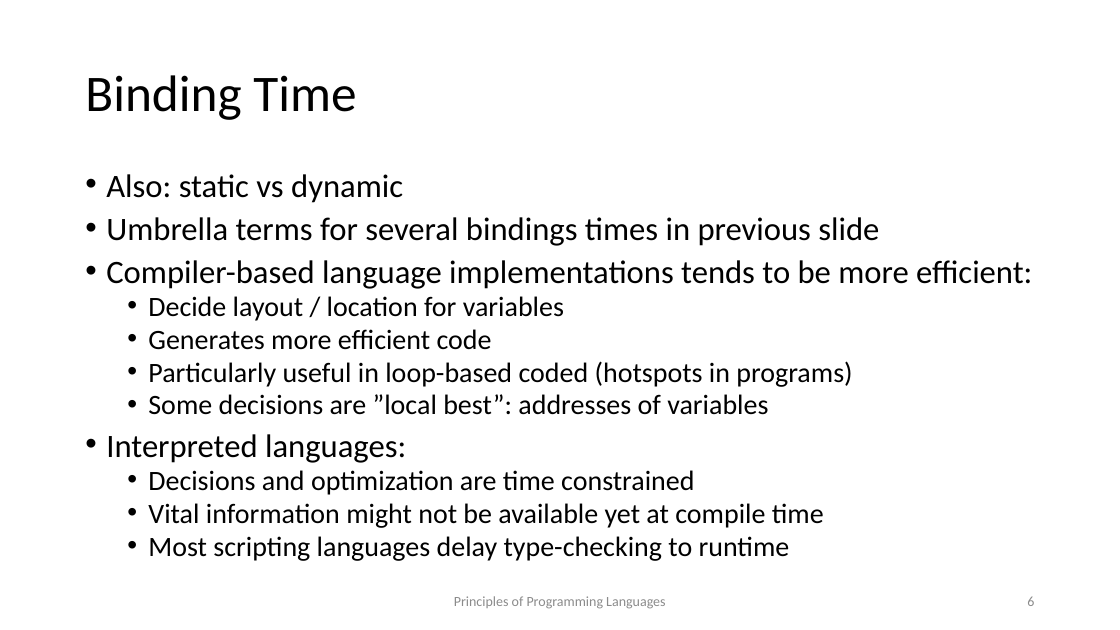
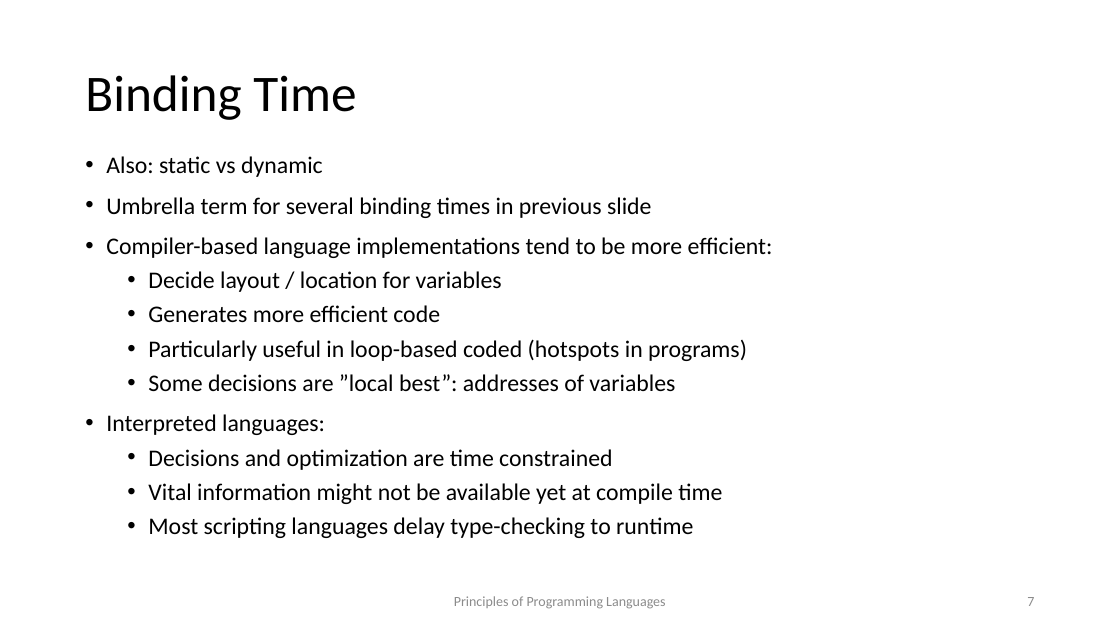
Before and after one commit to kongm/pl-design, a slide deck: slide 7 of environment.pptx (slide 6 before the commit). Drawn at 1120x630 pixels with LibreOffice and Linux fonts; fonts in the diff are those of the drawing. Boxes give left, top, right and bottom in pixels: in the first picture for what was removed or moved away, otherwise in the second. Text is boxed around its words. In the diff, an @@ line names an element or a change of style, - is before the commit and + after.

```diff
--- a/environment.pptx
+++ b/environment.pptx
@@ text "Also: static vs dynamic": place and size @@
-text "Also: static vs dynamic" at bbox=[106, 174, 1032, 561]
+text "Also: static vs dynamic" at bbox=[106, 156, 773, 538]
@@ text at bbox=[106, 156, 747, 538]: size 28 to 20.4 pt in "Also: static vs dynamic", "Interpreted languages:"; size 24 to 20.4 pt in "Decide layout / location for variables", "Generates more efficient code", "Particularly useful in loop-based coded (hotspots in ...", "Some decisions are ”local best”: addresses of ..." and 3 more places; line spacing 0.8 to 1 @@
@@ text at bbox=[106, 197, 773, 258]: text changed; size 28 to 20.4 pt @@
-• Umbrella terms for several bindings times in previous slide
-• Compiler-based language implementations tends to be more efficient:
+• Umbrella term for several binding times in previous slide
+• Compiler-based language implementations tend to be more efficient:
@@ page number at bbox=[1027, 597, 1034, 606]: text changed @@
-6
+7
```
Also in this commit, not shown: 10 other slides changed, 1 slide added, 1 other file.
